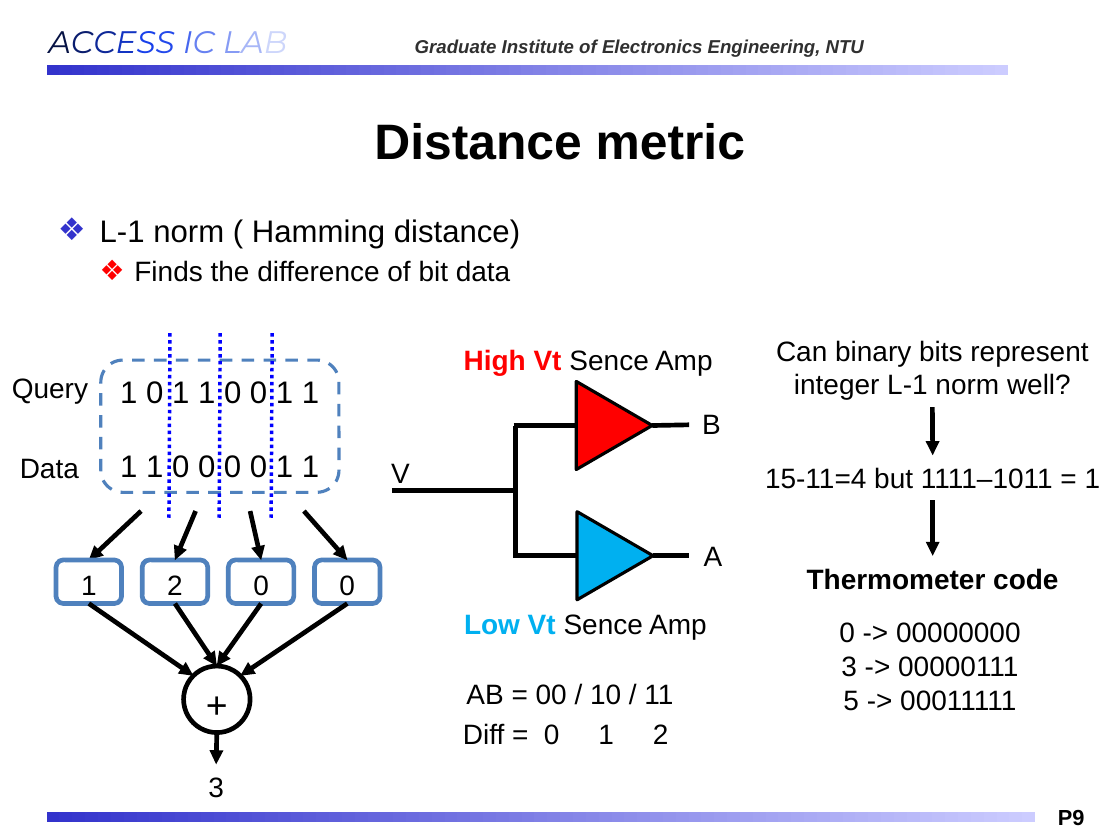
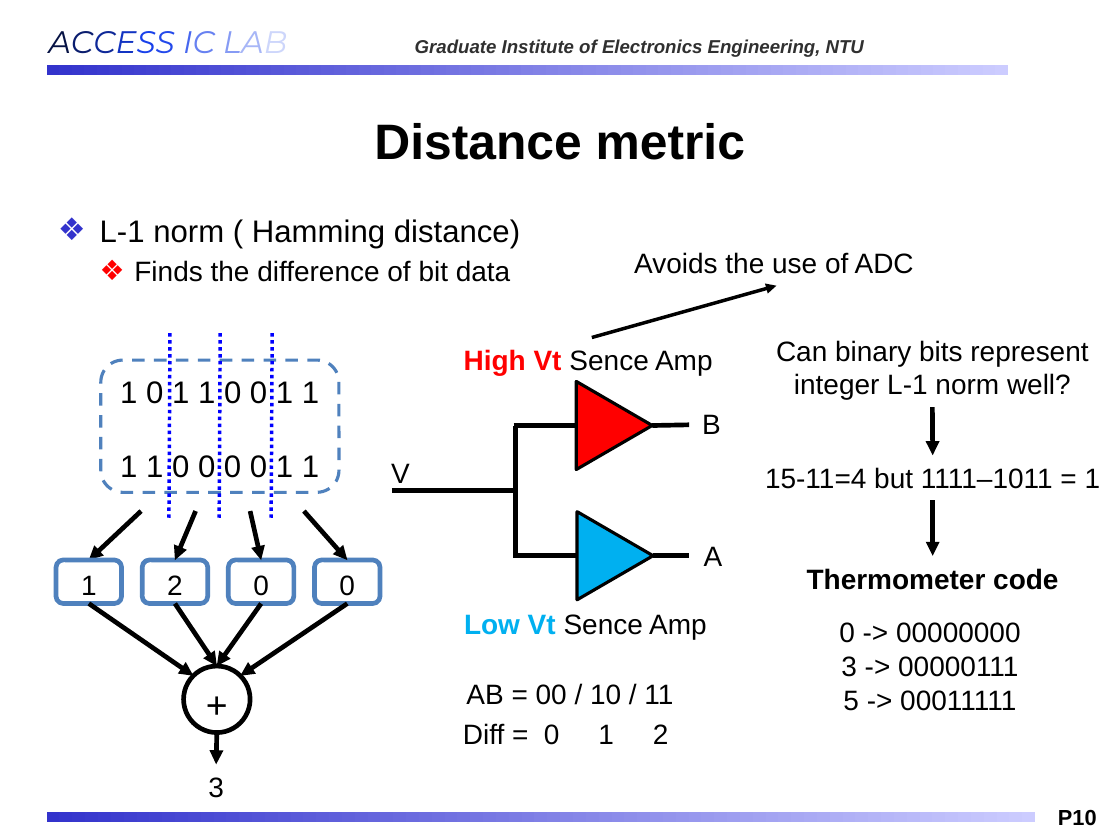
Before and after one commit to Oniontow/AndyWu_Project, a slide deck: slide 10 of IMS_NEW.pptx (slide 9 before the commit). Drawn at 1120x840 pixels with LibreOffice and Linux fonts; fonts in the diff are those of the drawing; background and template pictures are left out. Boxes give left, top, right and bottom in pixels: in the first picture for what was removed or moved away, otherwise in the second. Text is boxed around its words. In the diff, an @@ line names an element or a change of style, - is before the commit and + after.

```diff
--- a/IMS_NEW.pptx
+++ b/IMS_NEW.pptx
@@ text added at (634,252,914,274), 18 pt, text #000000 @@
+Avoids the use of ADC
@@ arrow added from (591, 337) to (776, 286), #000000 2.25 pt @@
@@ text removed at (12,378,88,403) @@
-Query
@@ text removed at (20,458,79,479) @@
-Data
@@ page number at (1058,809,1097,826): text changed @@
-P9
+P10
```
Also in this commit, not shown: 3 other slides changed, 4 slides added, 2 slides removed.
